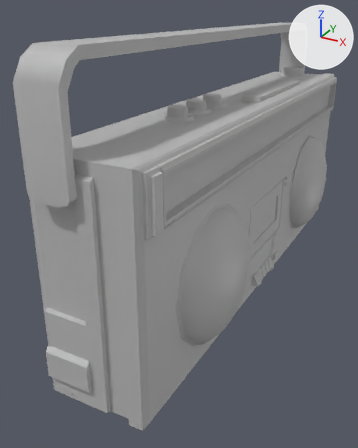
An edit to the FBX model Models/BoomBox.fbx, drawn before and after from the same camera.
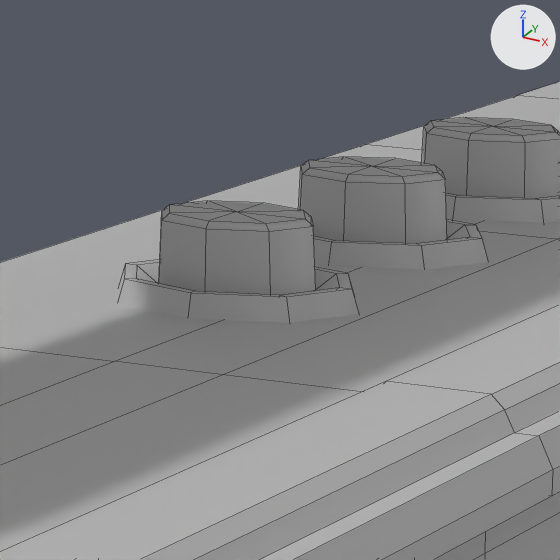
The first picture shows the older version from a camera (50 mm lens) standing at (0.015, -0.0378, 0.0228) and looking at (-0.0037, -0.0038, 0.0058). The close-ups show both versions on the part from 41% to 62% of the width and 17% to 34% of the height of that picture; other places that the commit changed are outside them. Lighting does not change. The marker at upper right points along +X, +Y and +Z. The close-ups show mesh edges as thin lines. Where no turn or scale is listed for an object, it has been applied to the vertices.

In view in the first close-up: 'Body', 'Button1', 'Button2', 'Button3'.
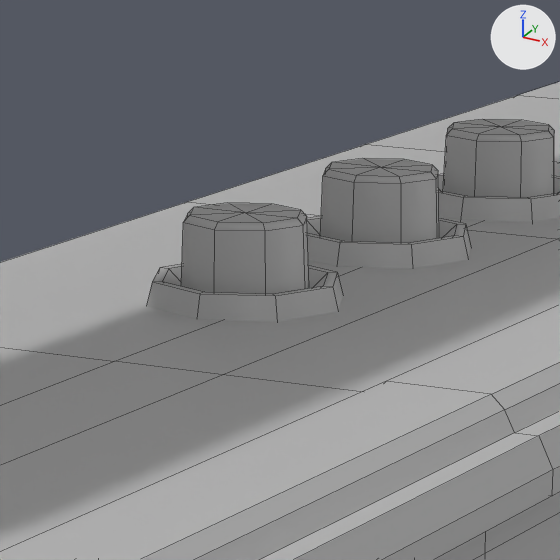
Where the newer file only moved an object's origin or applied its transform, the numbers keep the older frame.

Location of each change, [x1, y1, x2, y2] in pixels of the close-ups (560 x 560 px):
'Button1', mesh rescaled, moved (19% narrower): before [117, 201, 359, 323]; after [146, 203, 343, 322]
'Button2', mesh rescaled, moved (14% narrower): before [298, 157, 488, 270]; after [307, 158, 471, 269]
'Button3', mesh rescaled, moved: before [421, 118, 560, 223]; after [438, 119, 560, 222]

The change, as a diff of the scene's bpy script:
```diff
--- a/Models/BoomBox.fbx.py
+++ b/Models/BoomBox.fbx.py
@@ me_mesh @@
 me_mesh.from_pydata(...)  # 49 vertices, 48 faces; spans x -0.00169..0.00093, y -0.00094..0.00094, z -0.00086..0.00006
 # used by ob_button3; location = (-0.00096, -0.00273, 0.0166)
+# me_mesh part 1: the whole mesh is scaled about its middle by (0.761, 1, 1), then moved by (0.00038, 0.0, 0.0004)
 me_mesh.materials.append(mat_lambert1)
@@ me_mesh_001 @@
 me_mesh_001.from_pydata(...)  # 49 vertices, 48 faces; spans x -0.00169..0.00093, y -0.00094..0.00094, z -0.00086..0.00006
 # used by ob_button2; location = (-0.00096, -0.00547, 0.0166)
+# me_mesh_001 part 2: the whole mesh is scaled about its middle by (0.761, 1, 1), then moved by (0.00038, 0.0, 0.0004)
 me_mesh_001.materials.append(mat_lambert1)
@@ me_mesh_002 @@
 me_mesh_002.from_pydata(...)  # 49 vertices, 48 faces; spans x -0.00169..0.00093, y -0.00094..0.00094, z -0.00086..0.00006
 # used by ob_button1; location = (-0.00096, -0.0082, 0.0166)
+# me_mesh_002 part 3: the whole mesh is scaled about its middle by (0.761, 1, 1), then moved by (0.00038, 0.0, 0.0004)
 me_mesh_002.materials.append(mat_lambert1)
@@ ob_button3 @@
 ob_button3 = bpy.data.objects.new('Button3', me_mesh)
-ob_button3.location = (-0.00096, -0.00273, 0.0166)
+ob_button3.location = (-0.00125, -0.00273, 0.0162)
@@ ob_button2 @@
 ob_button2 = bpy.data.objects.new('Button2', me_mesh_001)
-ob_button2.location = (-0.00096, -0.00547, 0.0166)
+ob_button2.location = (-0.00125, -0.00547, 0.0162)
@@ ob_button1 @@
 ob_button1 = bpy.data.objects.new('Button1', me_mesh_002)
-ob_button1.location = (-0.00096, -0.0082, 0.0166)
+ob_button1.location = (-0.00125, -0.0082, 0.0162)
```
